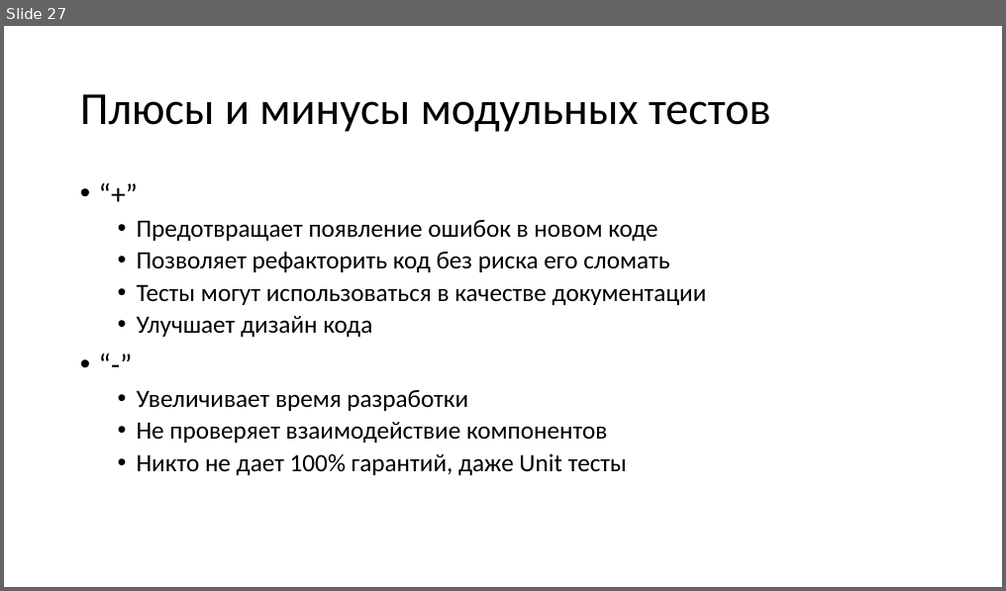
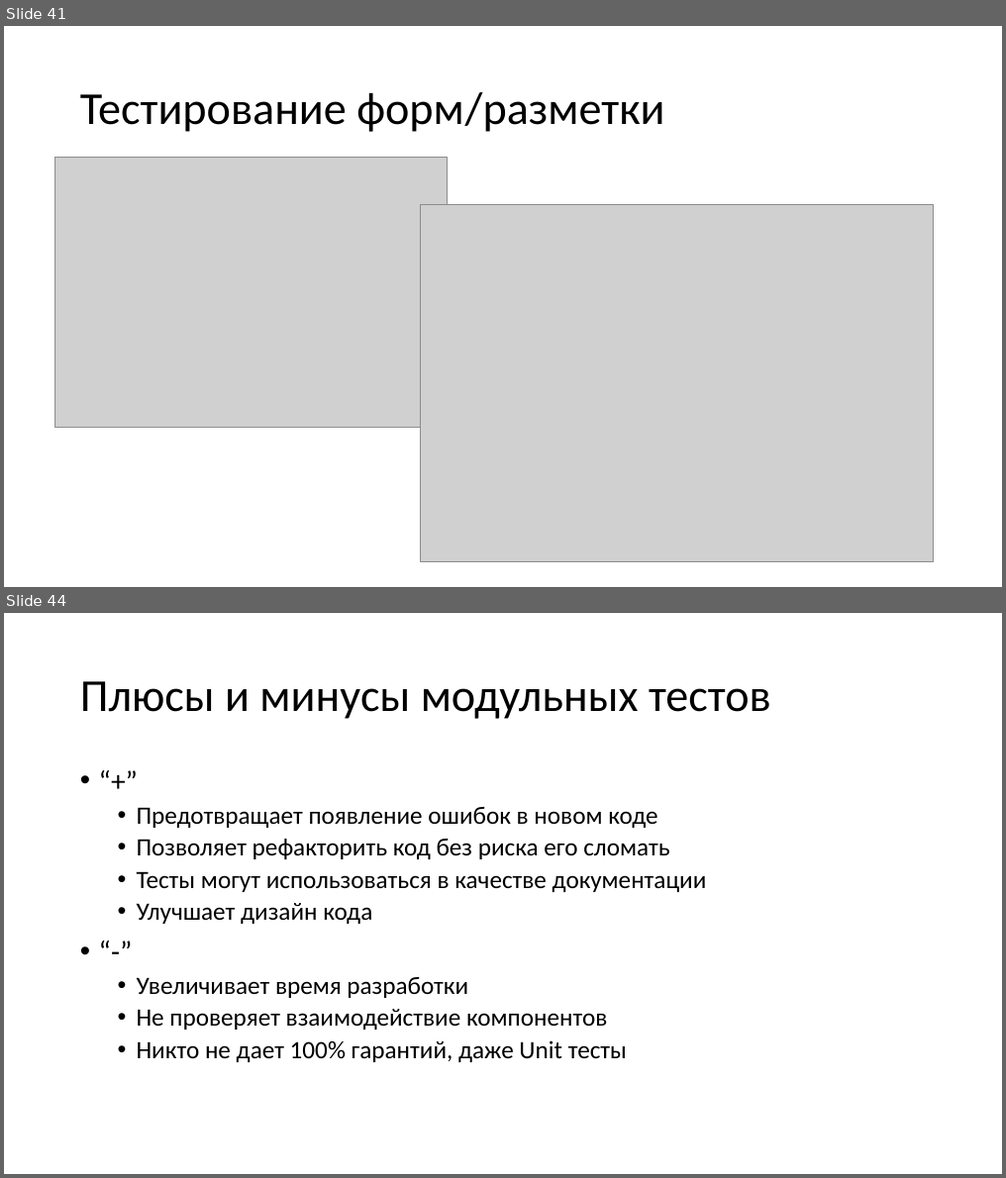
Before and after one commit to MihailRomanov/DevTools_Course, a slide deck: Lections/03_Unit_tests.pptx. Shown one above the other, each under a label of ours: slide 27 before the commit, slides 41 and 44 after it; the slides between them are not shown. The pictures are 1006x591 and 1006x1178 pixels, drawn with LibreOffice and Linux fonts; fonts in the diff are those of the drawing; grey boxes stand for pictures. Boxes give left, top, right and bottom in pixels: in the first picture for what was removed or moved away, otherwise in the second. Text is boxed around its words. In the diff, an @@ line names an element or a change of style, - is before the commit and + after.

```diff
--- a/Lections/03_Unit_tests.pptx
+++ b/Lections/03_Unit_tests.pptx
@@ slide 41 added at (4,26,1002,587), background #FFFFFF @@
@@ title added at (80,92,664,132), 44 pt, text #000000 @@
+Тестирование форм/разметки
@@ picture added at (54,157,448,427) @@
@@ picture added at (420,205,933,562) @@
@@ what was slide 27 is now slide 44 @@
```
Also in this commit, not shown: 1 slide changed, 12 other slides added, 5 other files.
